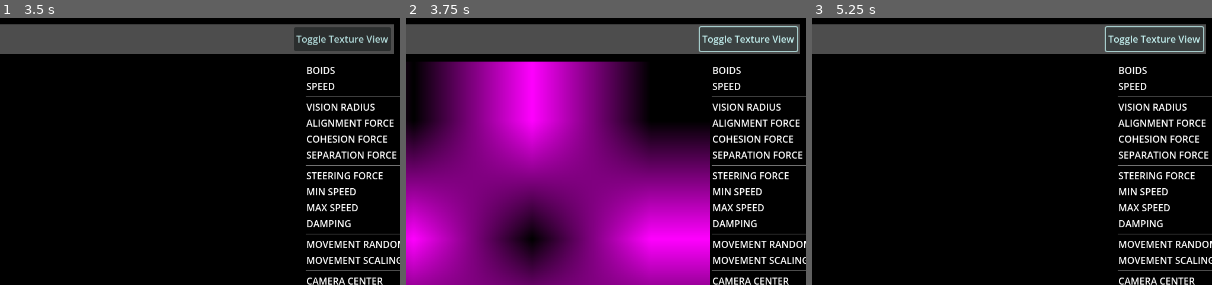
Above: before the commit, frames 1-3 (left to right).
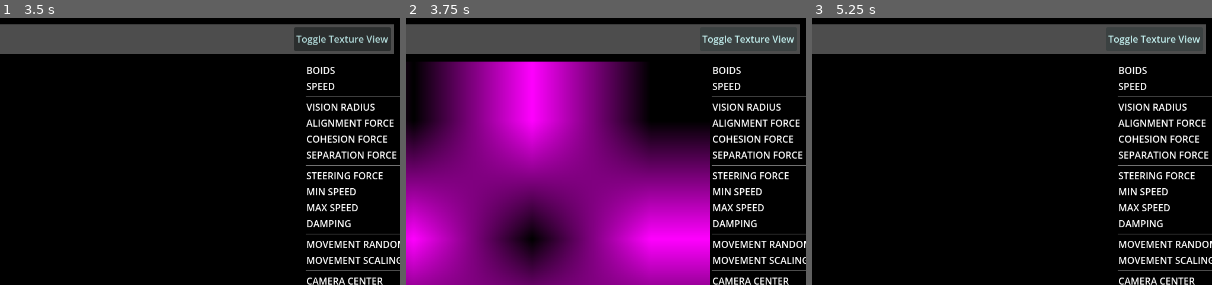
Above: after the commit, the same moments.

Repository: ThePathfindersCodex/Godot-Boids-Compute-Shader
Game: Godot game, scene res://main.tscn
Two runs of this game, one before a commit and one after it. Both use one fixed random seed, a clock stepped at 60 frames per second and the inputs below.
Inputs:
- Up to frame 1 (3.5 s): click "RESTART" at 0.5 s; click "RESTART" at 1.25 s; click "RESTART" at 2 s; click "10240" at 2.75 s
- Up to frame 2 (3.75 s): click "Toggle Texture View" at 3.5 s
- Up to frame 3 (5.25 s): click "10240" at 4.25 s; click "Toggle Texture View" at 5 s
The pictures show only the part of the screen within x 24-74%, y 2-52%; the shares and areas given below are measured in that part.

Frame 1 is identical in both runs. In frame 2, 0.2% of the frame differs, in the area x 73-98%, y 2-13%; in frame 3, 0.2%.
Error in both runs: Cannot call method 'texture_create' on a null value. (res://compute_boids.gd:106)

Commit message:
fix mouse scroll handling

Diff:
--- a/compute_boids.gd
+++ b/compute_boids.gd
@@ -241,25 +241,3 @@
 	var new_set = [uniform, uniform2]
 
 	return rdmain.uniform_set_create(new_set, shader, _uniform_set)
-
-# HANDLE MOUSE INPUTS
-var dragging := false
-var last_mouse_pos := Vector2()
-func _gui_input(event):
-	if event is InputEventMouseButton:
-		# Handle zoom
-		if event.button_index == MOUSE_BUTTON_WHEEL_UP:
-			zoom = clamp(zoom * 1.05, MIN_ZOOM, MAX_ZOOM)
-		elif event.button_index == MOUSE_BUTTON_WHEEL_DOWN:
-			zoom = clamp(zoom / 1.05, MIN_ZOOM, MAX_ZOOM)
-
-		# Start/stop panning with right mouse button
-		elif event.button_index == MOUSE_BUTTON_RIGHT:
-			dragging = event.pressed
-			last_mouse_pos = event.position
-
-	elif event is InputEventMouseMotion and dragging:
-		# Convert drag delta to world space based on zoom
-		var delta : Vector2 = (event.position - last_mouse_pos) / zoom
-		last_mouse_pos = event.position
-		camera_center -= delta
--- a/main.gd
+++ b/main.gd
@@ -11,8 +11,7 @@
 	"%SliderMaxSpeed": "max_speed",
 	"%SliderDrag": "drag",
 	"%SliderMovementRandomness": "movement_randomness",
-	"%SliderMovementScaling": "movement_scaling",
-	"%SliderDrawRadius": "draw_radius"
+	"%SliderMovementScaling": "movement_scaling"
 }
 
 func _ready():
@@ -40,7 +39,6 @@
 	%LabelDragValue.text = str(snapped(%ComputeBoids.drag,.01))
 	%LabelSliderMovementRandomnessValue.text = str(snapped(%ComputeBoids.movement_randomness,.1))
 	%LabelSliderMovementScalingValue.text = str(snapped(%ComputeBoids.movement_scaling,.1))
-	%LabelDrawRadiusValue.text = str(snapped(%ComputeBoids.draw_radius,1))
 
 	%LabelCamCenterValue.text = "("+str(snapped(%ComputeBoids.camera_center.x,.1))+ ", " + str(snapped(%ComputeBoids.camera_center.y,.1)) + ")"
 	%LabelZoomValue.text = str(snapped(%ComputeBoids.zoom,.01))
@@ -79,3 +77,28 @@
 		# default show final render
 		%ComputeBoids.texture = null
 		%MMI.visible = true
+
+# HANDLE MOUSE INPUTS
+var dragging := false
+var last_mouse_pos := Vector2()
+func _unhandled_input(event):
+	if (%ComputeBoids.texture != null):
+		return
+
+	if event is InputEventMouseButton:
+		# Handle zoom
+		if event.button_index == MOUSE_BUTTON_WHEEL_UP:
+			%ComputeBoids.zoom = clamp(%ComputeBoids.zoom * 1.05, %ComputeBoids.MIN_ZOOM, %ComputeBoids.MAX_ZOOM)
+		elif event.button_index == MOUSE_BUTTON_WHEEL_DOWN:
+			%ComputeBoids.zoom = clamp(%ComputeBoids.zoom / 1.05, %ComputeBoids.MIN_ZOOM, %ComputeBoids.MAX_ZOOM)
+
+		# Start/stop panning with right mouse button
+		elif event.button_index == MOUSE_BUTTON_RIGHT:
+			dragging = event.pressed
+			last_mouse_pos = event.position
+
+	elif event is InputEventMouseMotion and dragging:
+		# Convert drag delta to world space based on zoom
+		var delta : Vector2 = (event.position - last_mouse_pos) / %ComputeBoids.zoom
+		last_mouse_pos = event.position
+		%ComputeBoids.camera_center -= delta
--- a/main.tscn
+++ b/main.tscn
@@ -92,6 +92,7 @@
 [node name="ButtonToggleComputeTexture" type="Button" parent="SimControls/HBoxContainer"]
 unique_name_in_owner = true
 layout_mode = 2
+focus_mode = 0
 text = "Toggle Texture View"
 
 [node name="PanelContainer" type="PanelContainer" parent="."]
@@ -136,6 +137,7 @@
 [node name="SliderSpeed" type="HSlider" parent="PanelContainer/SimParameters"]
 unique_name_in_owner = true
 layout_mode = 2
+mouse_force_pass_scroll_events = false
 max_value = 0.5
 step = 0.01
 value = 0.25
@@ -164,6 +166,7 @@
 [node name="SliderVisionRadius" type="HSlider" parent="PanelContainer/SimParameters"]
 unique_name_in_owner = true
 layout_mode = 2
+mouse_force_pass_scroll_events = false
 min_value = 5.0
 max_value = 500.0
 step = 5.0
@@ -184,6 +187,7 @@
 [node name="SliderAlignmentForce" type="HSlider" parent="PanelContainer/SimParameters"]
 unique_name_in_owner = true
 layout_mode = 2
+mouse_force_pass_scroll_events = false
 max_value = 2.0
 step = 0.1
 value = 1.0
@@ -203,6 +207,7 @@
 [node name="SliderCohesionForce" type="HSlider" parent="PanelContainer/SimParameters"]
 unique_name_in_owner = true
 layout_mode = 2
+mouse_force_pass_scroll_events = false
 max_value = 2.0
 step = 0.1
 value = 1.0
@@ -222,6 +227,7 @@
 [node name="SliderSeparationForce" type="HSlider" parent="PanelContainer/SimParameters"]
 unique_name_in_owner = true
 layout_mode = 2
+mouse_force_pass_scroll_events = false
 max_value = 3.0
 step = 0.1
 value = 1.0
@@ -250,6 +256,7 @@
 [node name="SliderSteeringForce" type="HSlider" parent="PanelContainer/SimParameters"]
 unique_name_in_owner = true
 layout_mode = 2
+mouse_force_pass_scroll_events = false
 min_value = 0.1
 max_value = 5.0
 step = 0.1
@@ -270,6 +277,7 @@
 [node name="SliderMinSpeed" type="HSlider" parent="PanelContainer/SimParameters"]
 unique_name_in_owner = true
 layout_mode = 2
+mouse_force_pass_scroll_events = false
 max_value = 5.0
 step = 0.1
 value = 0.5
@@ -289,6 +297,7 @@
 [node name="SliderMaxSpeed" type="HSlider" parent="PanelContainer/SimParameters"]
 unique_name_in_owner = true
 layout_mode = 2
+mouse_force_pass_scroll_events = false
 min_value = 2.0
 max_value = 20.0
 step = 0.1
@@ -309,6 +318,7 @@
 [node name="SliderDrag" type="HSlider" parent="PanelContainer/SimParameters"]
 unique_name_in_owner = true
 layout_mode = 2
+mouse_force_pass_scroll_events = false
 min_value = 0.75
 max_value = 1.0
 step = 0.01
@@ -338,6 +348,7 @@
 [node name="SliderMovementRandomness" type="HSlider" parent="PanelContainer/SimParameters"]
 unique_name_in_owner = true
 layout_mode = 2
+mouse_force_pass_scroll_events = false
 max_value = 1.0
 step = 0.1
 value = 0.2
@@ -357,6 +368,7 @@
 [node name="SliderMovementScaling" type="HSlider" parent="PanelContainer/SimParameters"]
 unique_name_in_owner = true
 layout_mode = 2
+mouse_force_pass_scroll_events = false
 min_value = 0.1
 max_value = 2.0
 step = 0.1
@@ -370,22 +382,6 @@
 
 [node name="HSeparator12" type="HSeparator" parent="PanelContainer/SimParameters"]
 layout_mode = 2
-
-[node name="LabelDrawRadiusValue" type="Label" parent="PanelContainer/SimParameters"]
-unique_name_in_owner = true
-visible = false
-layout_mode = 2
-size_flags_horizontal = 3
-text = "0"
-horizontal_alignment = 2
-
-[node name="SliderDrawRadius" type="HSlider" parent="PanelContainer/SimParameters"]
-unique_name_in_owner = true
-visible = false
-layout_mode = 2
-min_value = 3.0
-max_value = 30.0
-value = 20.0
 
 [node name="LabelCamCenter" type="Label" parent="PanelContainer/SimParameters"]
 layout_mode = 2
